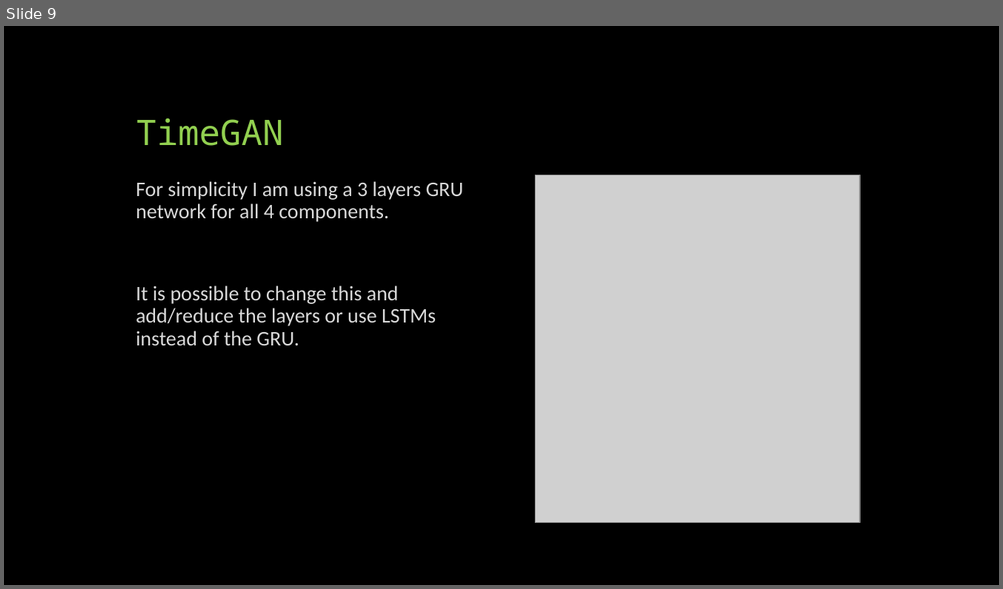
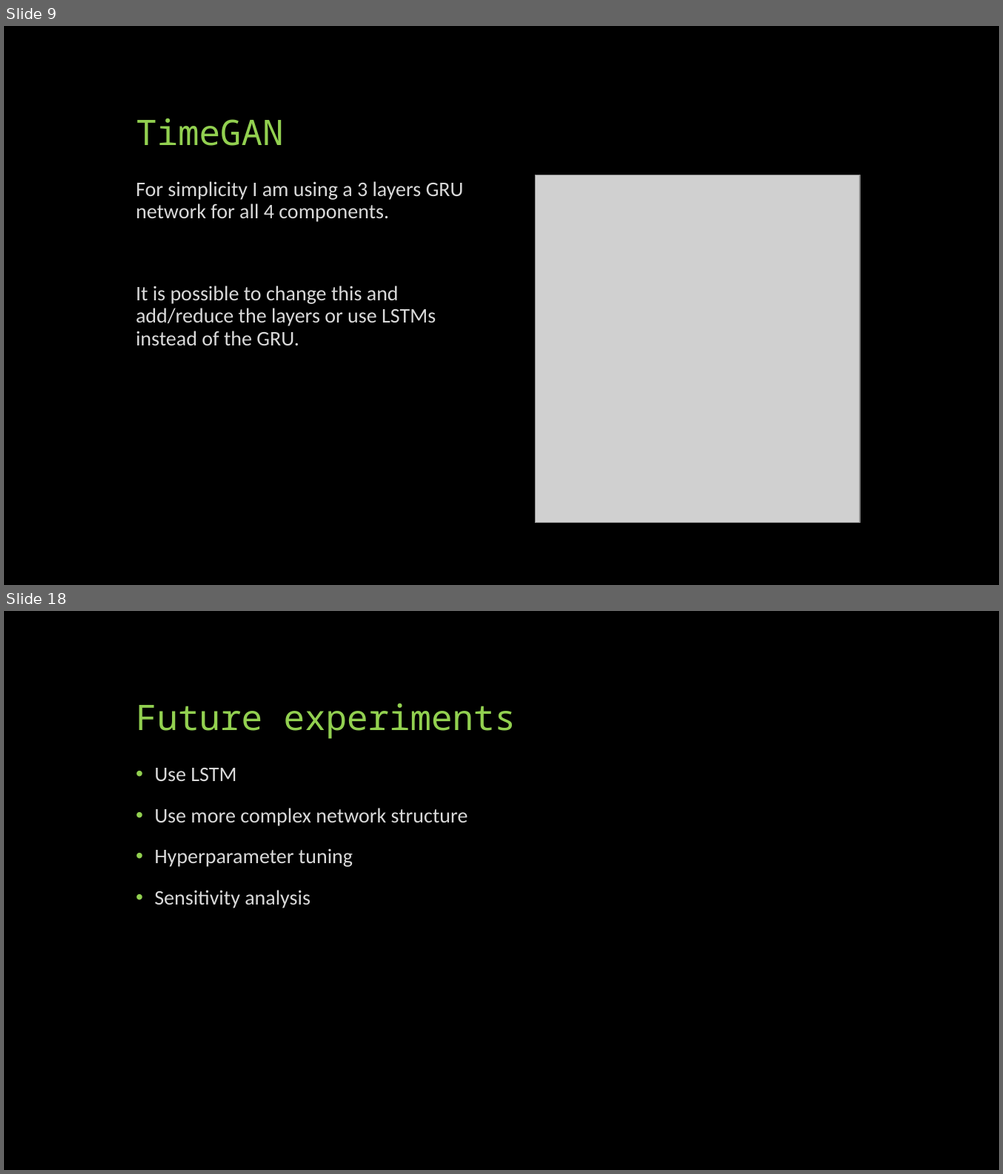
Before and after one commit to shsab/DL_Term_Project, a slide deck: presentation/Deep-Learning-Term-Project.pptx. Shown one above the other, each under a label of ours: slide 9 before the commit, slides 9 and 18 after it; the slides between them are not shown. The pictures are 1003x589 and 1003x1174 pixels, drawn with LibreOffice and Linux fonts; fonts in the diff are those of the drawing; grey boxes stand for pictures. Boxes give left, top, right and bottom in pixels: in the first picture for what was removed or moved away, otherwise in the second. Text is boxed around its words. In the diff, an @@ line names an element or a change of style, - is before the commit and + after.

```diff
--- a/presentation/Deep-Learning-Term-Project.pptx
+++ b/presentation/Deep-Learning-Term-Project.pptx
@@ slide 18 added at [4,611,999,1170], background #000000 @@
@@ title added at [136,703,516,739], 34 pt, text #92D050 @@
+Future experiments
@@ text added at [154,768,468,908], 20 pt, text #D9D9D9 @@
+• Use LSTM
+• Use more complex network structure
+• Hyperparameter tuning
+• Sensitivity analysis
```
Also in this commit, not shown: 8 other slides added.
